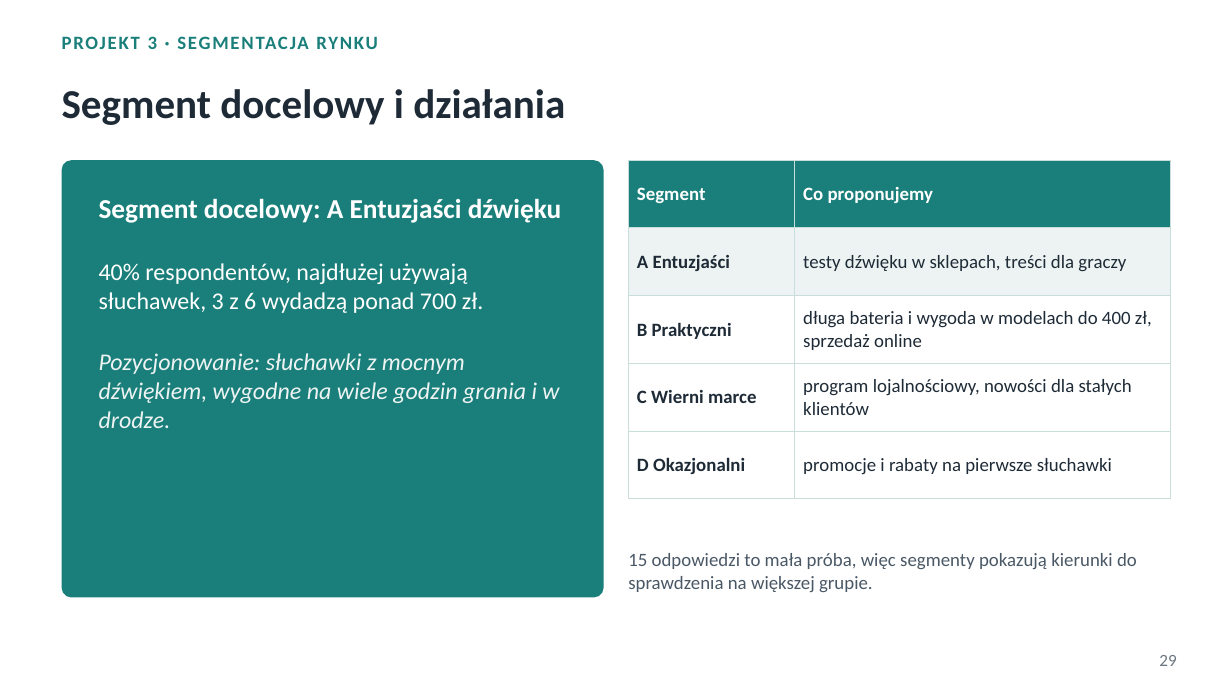
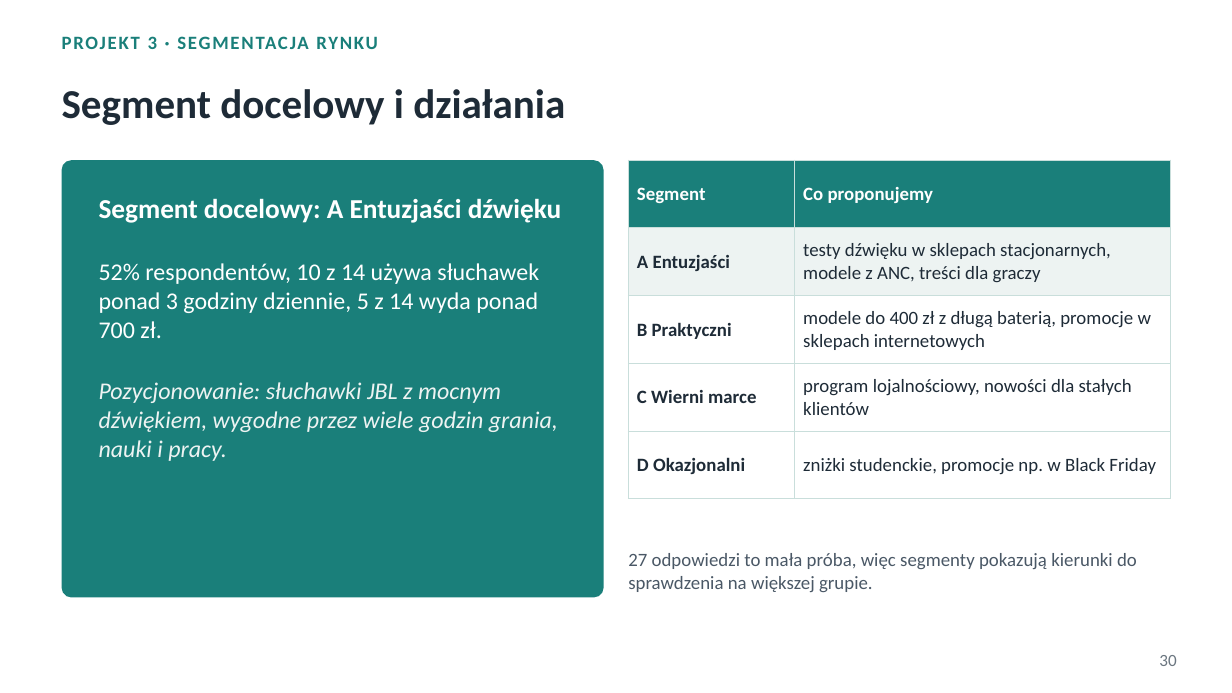
Before and after one commit to ploiu123/praca, a slide deck: slide 30 of prezentacja/Podstawy_analityki_projekty.pptx (slide 29 before the commit). Drawn at 1232x693 pixels with LibreOffice and Linux fonts; fonts in the diff are those of the drawing. Boxes give left, top, right and bottom in pixels: in the first picture for what was removed or moved away, otherwise in the second. Text is boxed around its words. In the diff, an @@ line names an element or a change of style, - is before the commit and + after.

```diff
--- a/prezentacja/Podstawy_analityki_projekty.pptx
+++ b/prezentacja/Podstawy_analityki_projekty.pptx
@@ table at (628,160,1170,479) @@
-row 2, column 2: testy dźwięku w sklepach, treści dla graczy
+row 2, column 2: testy dźwięku w sklepach stacjonarnych, modele z ANC, treści dla graczy
-row 3, column 2: długa bateria i wygoda w modelach do 400 zł, sprzedaż online
+row 3, column 2: modele do 400 zł z długą baterią, promocje w sklepach internetowych
-row 5, column 2: promocje i rabaty na pierwsze słuchawki
+row 5, column 2: zniżki studenckie, promocje np. w Black Friday
@@ text at (99,263,558,461): text changed @@
-40% respondentów, najdłużej używają słuchawek, 3 z 6 wydadzą ponad 700 zł.
-Pozycjonowanie: słuchawki z mocnym dźwiękiem, wygodne na wiele godzin grania i w drodze.
+52% respondentów, 10 z 14 używa słuchawek ponad 3 godziny dziennie, 5 z 14 wyda ponad 700 zł.
+Pozycjonowanie: słuchawki JBL z mocnym dźwiękiem, wygodne przez wiele godzin grania, nauki i pracy.
@@ text at (628,553,1137,592): text changed @@
-15 odpowiedzi to mała próba, więc segmenty pokazują kierunki do sprawdzenia na większej grupie.
+27 odpowiedzi to mała próba, więc segmenty pokazują kierunki do sprawdzenia na większej grupie.
@@ page number at (1159,655,1176,666): text changed @@
-29
+30
```
Also in this commit, not shown: 11 other slides changed, 1 slide added, 20 other files.
